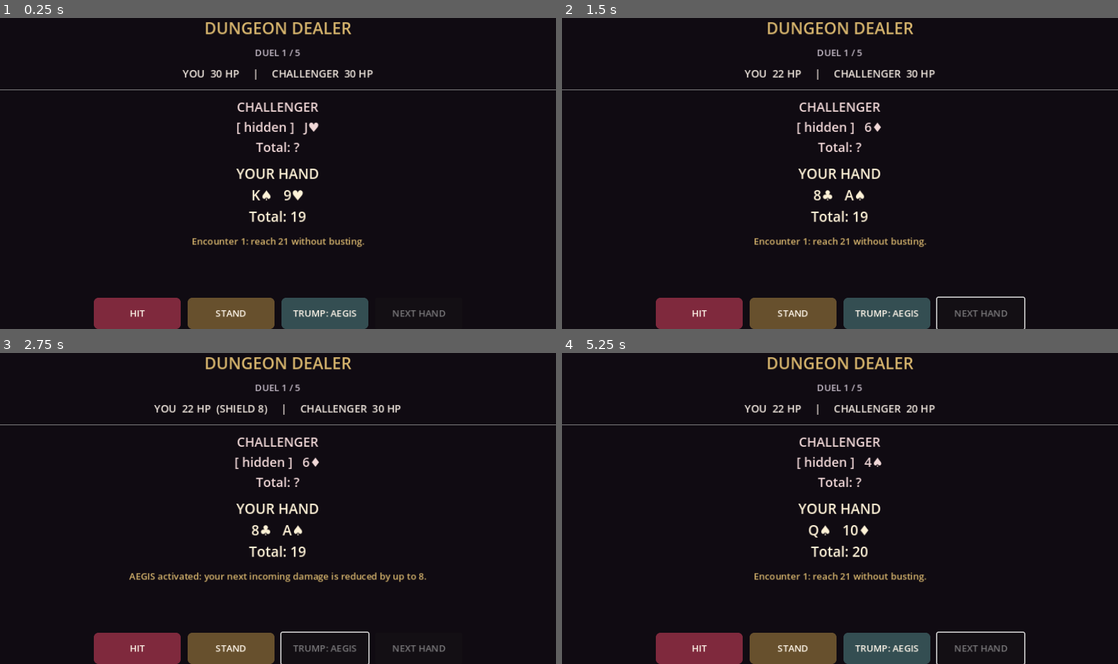
Above: before the commit, frames 1-4 (two rows, left to right).
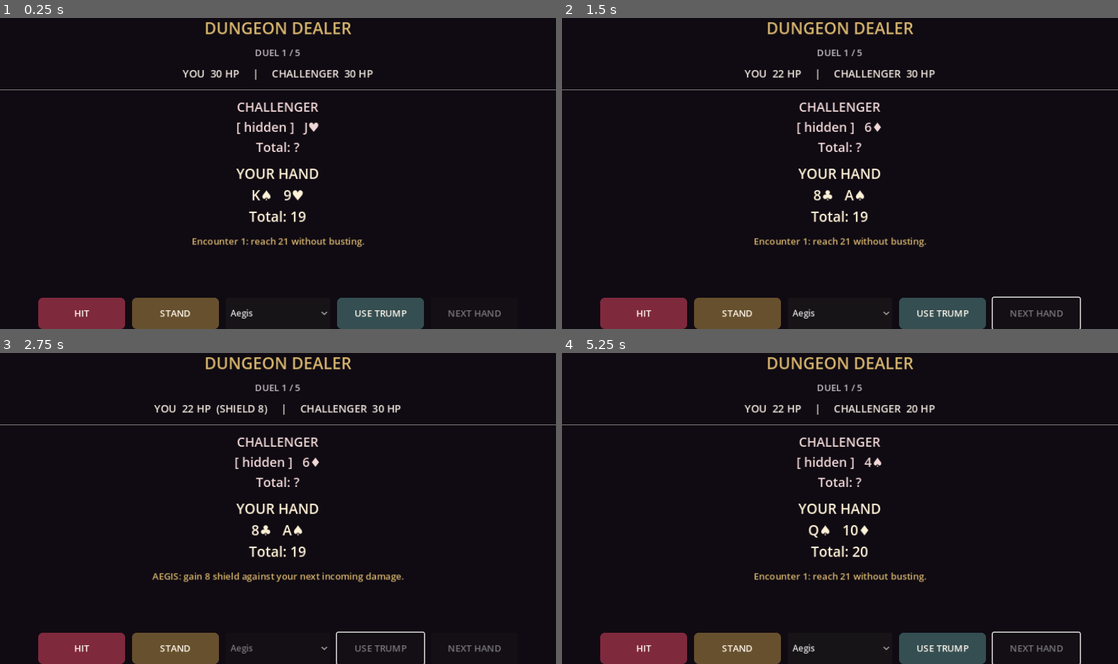
Above: after the commit, the same moments.

Repository: kage049754/manusgame
Game: Godot game, scene res://scenes/main.tscn
The game is run twice, just before and just after one commit, with the same random seed, the same clock (stepped at 60 frames per second) and the same inputs.
Inputs:
- Up to frame 1 (0.25 s): no input
- Up to frame 2 (1.5 s): click "STAND" at 0.5 s; click "NEXT HAND" at 1.25 s
- Up to frame 3 (2.75 s): click "TRUMP: AEGIS" (after the commit: "USE TRUMP") at 2 s
- Up to frame 4 (5.25 s): click "HIT" at 2.75 s; click "HIT" at 3.5 s; click "STAND" at 4.25 s; click "NEXT HAND" at 5 s

The runs differ from the first frame. In frame 1, 5.4% of the frame differs, in the area x 6-91%, y 89-100%; in frame 2, 5.6%, in the area x 6-94%, y 89-100%; in frame 3, 4.6%; in frame 4, 5.6%.

Commit message:
Implement six usable Trump Card abilities

Diff:
--- a/scripts/main.gd
+++ b/scripts/main.gd
@@ -26,7 +26,10 @@
 var hit_button: Button
 var stand_button: Button
 var trump_button: Button
+var trump_select: OptionButton
 var next_button: Button
+var executioner_mark := false
+var cursed_enemy := false
 
 func _ready() -> void:
 	_build_ui()
@@ -83,7 +86,13 @@
 	stand_button = _button("STAND", Color("#67502d"))
 	stand_button.pressed.connect(_on_stand)
 	buttons.add_child(stand_button)
-	trump_button = _button("TRUMP: AEGIS", Color("#344e52"))
+	trump_select = OptionButton.new()
+	trump_select.custom_minimum_size = Vector2(180, 54)
+	trump_select.add_theme_font_size_override("font_size", 15)
+	for card_name in ["Aegis", "Perfect Draw", "Exchange", "Destroy", "Executioner's Mark", "Cursed Hand"]:
+		trump_select.add_item(card_name)
+	buttons.add_child(trump_select)
+	trump_button = _button("USE TRUMP", Color("#344e52"))
 	trump_button.pressed.connect(_on_trump)
 	buttons.add_child(trump_button)
 	next_button = _button("NEXT DUEL", Color("#60435e"))
@@ -126,6 +135,8 @@
 	round_active = true
 	shield = 0
 	trump_ready = true
+	executioner_mark = false
+	cursed_enemy = false
 	player_hand.clear()
 	enemy_hand.clear()
 	_draw_to(player_hand, 2)
@@ -184,7 +195,8 @@
 	if not round_active or run_over:
 		return
 	round_active = false
-	while _hand_total(enemy_hand) < 17:
+	var enemy_target := 19 if cursed_enemy else 17
+	while _hand_total(enemy_hand) < enemy_target:
 		enemy_hand.append(_draw_card())
 	var player_total := _hand_total(player_hand)
 	var enemy_total := _hand_total(enemy_hand)
@@ -193,6 +205,9 @@
 		status_text = "The challenger busts at %d. You deal 10 damage." % enemy_total
 	elif player_total > enemy_total:
 		var damage := 12 if player_total == 21 else 8
+		if executioner_mark:
+			damage += 6
+			executioner_mark = false
 		enemy_hp = maxi(0, enemy_hp - damage)
 		status_text = "You win the hand (%d to %d) and deal %d damage." % [player_total, enemy_total, damage]
 	elif player_total < enemy_total:
@@ -212,9 +227,61 @@
 func _on_trump() -> void:
 	if not round_active or run_over or not trump_ready:
 		return
+	var selected := trump_select.get_item_text(trump_select.selected)
+	match selected:
+		"Aegis":
+			shield += 8
+			status_text = "AEGIS: gain 8 shield against your next incoming damage."
+		"Perfect Draw":
+			var candidates: Array[Dictionary] = []
+			for _i in range(3):
+				candidates.append(_draw_card())
+			var chosen: Dictionary = candidates[0]
+			var best_total := 99
+			for candidate in candidates:
+				var candidate_hand: Array[Dictionary] = player_hand.duplicate()
+				candidate_hand.append(candidate)
+				var candidate_total := _hand_total(candidate_hand)
+				if candidate_total <= 21 and candidate_total < best_total:
+					chosen = candidate
+					best_total = candidate_total
+			if best_total == 99:
+				status_text = "PERFECT DRAW: no safe card found among three; no card added."
+			else:
+				player_hand.append(chosen)
+				status_text = "PERFECT DRAW: selected %s%s from three cards." % [chosen["rank"], chosen["suit"]]
+		"Exchange":
+			if player_hand.size() < 2:
+				return
+			var highest_index := 0
+			for i in range(1, player_hand.size()):
+				if _card_value(player_hand[i]) > _card_value(player_hand[highest_index]):
+					highest_index = i
+			var replacement_card := _draw_card()
+			var test_hand: Array[Dictionary] = player_hand.duplicate()
+			test_hand[highest_index] = replacement_card
+			if _hand_total(test_hand) <= 21:
+				var old_card: Dictionary = player_hand[highest_index]
+				player_hand[highest_index] = replacement_card
+				status_text = "EXCHANGE: %s%s replaced by %s%s." % [old_card["rank"], old_card["suit"], replacement_card["rank"], replacement_card["suit"]]
+			else:
+				status_text = "EXCHANGE failed safely: replacement would bust. Your hand is unchanged."
+		"Destroy":
+			if player_hand.size() <= 2:
+				return
+			var highest_index := 0
+			for i in range(1, player_hand.size()):
+				if _card_value(player_hand[i]) > _card_value(player_hand[highest_index]):
+					highest_index = i
+			var removed: Dictionary = player_hand.pop_at(highest_index)
+			status_text = "DESTROY: removed %s%s from your hand." % [removed["rank"], removed["suit"]]
+		"Executioner's Mark":
+			executioner_mark = true
+			status_text = "EXECUTIONER'S MARK: your next winning hand deals +6 damage."
+		"Cursed Hand":
+			cursed_enemy = true
+			status_text = "CURSED HAND: challenger must draw to 19 this hand."
 	trump_ready = false
-	shield += 8
-	status_text = "AEGIS activated: your next incoming damage is reduced by up to 8."
 	_refresh()
 
 func _check_run_end(enemy_defeated: bool) -> void:
@@ -257,5 +324,6 @@
 	hit_button.disabled = not round_active or run_over
 	stand_button.disabled = not round_active or run_over
 	trump_button.disabled = not round_active or run_over or not trump_ready
+	trump_select.disabled = not round_active or run_over or not trump_ready
 	next_button.disabled = round_active
 	next_button.text = "RESTART RUN" if run_over else ("NEXT DUEL" if enemy_hp <= 0 else "NEXT HAND")
